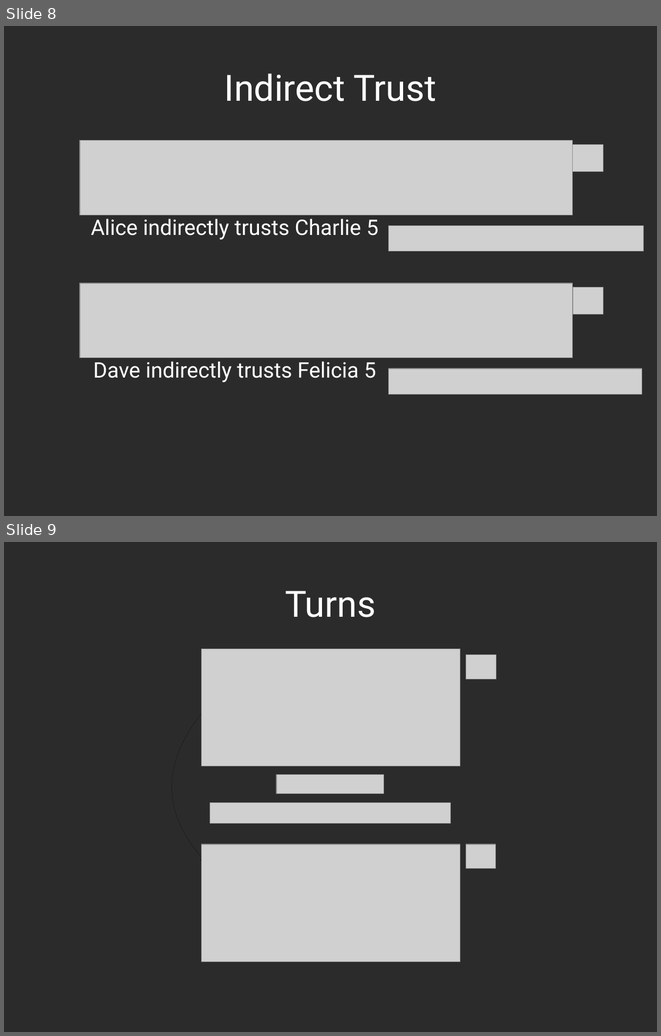
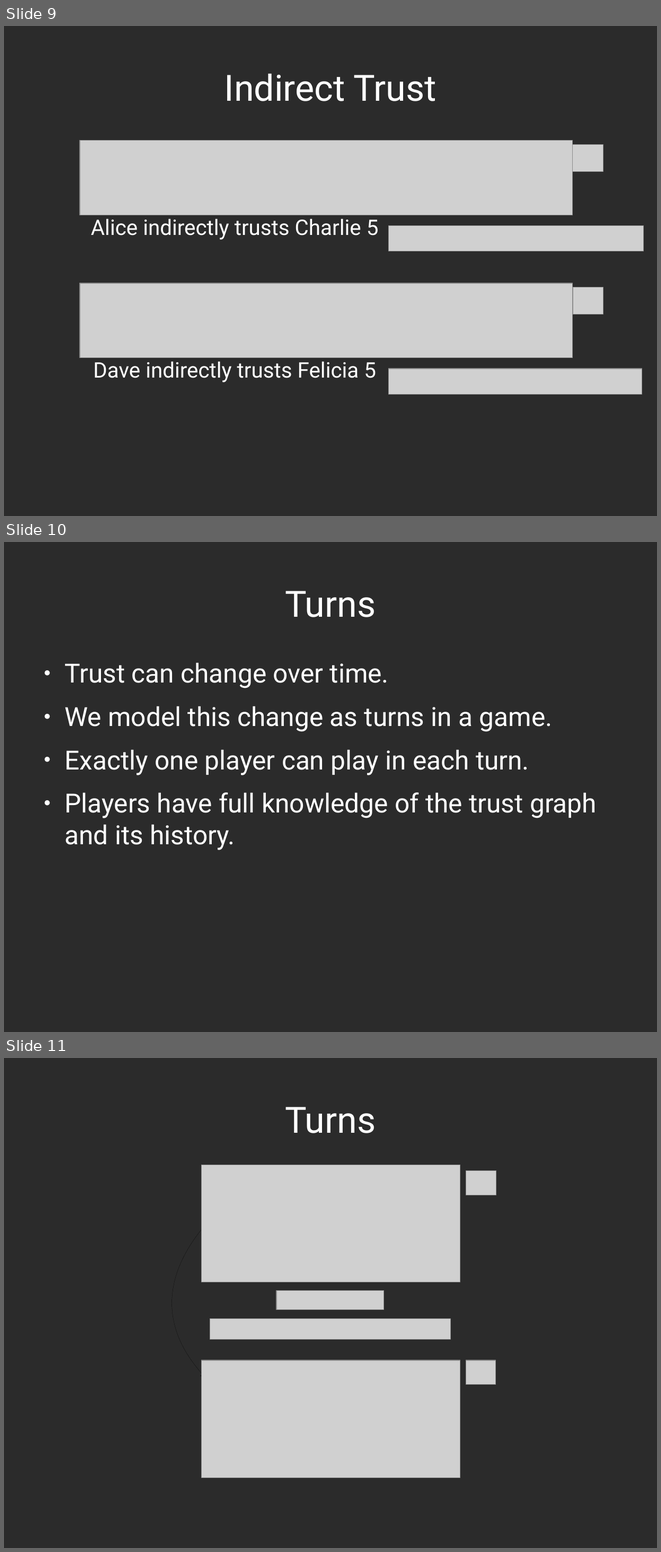
Before and after one commit to decrypto-org/TrustIsRisk, a slide deck: presentations/AtheCrypt10-1-2017/AtheCrypt10-1-2017.odp. Shown one above the other, each under a label of ours: slides 8 and 9 before the commit, slides 9, 10 and 11 after it. The pictures are 661x1036 and 661x1552 pixels, drawn with LibreOffice and Linux fonts; fonts in the diff are those of the drawing; grey boxes stand for pictures; background and template pictures are left out; a plain dark background stands for a picture behind light text. Boxes give left, top, right and bottom in pixels: in the first picture for what was removed or moved away, otherwise in the second. Text is boxed around its words. In the diff, an @@ line names an element or a change of style, - is before the commit and + after.

```diff
--- a/presentations/AtheCrypt10-1-2017/AtheCrypt10-1-2017.odp
+++ b/presentations/AtheCrypt10-1-2017/AtheCrypt10-1-2017.odp
@@ slide 10 added at bbox=[4, 542, 657, 1032], background picture (left out) @@
@@ title added at bbox=[285, 591, 376, 617], 44 pt, text #FFFFFF @@
+Turns
@@ text added at bbox=[64, 662, 597, 850], 32 pt, text #FFFFFF @@
+● Trust can change over time.
+● We model this change as turns in a game.
+● Exactly one player can play in each turn.
+● Players have full knowledge of the trust graph and its history.
@@ what was slide 8 is now slide 9 @@
@@ what was slide 9 is now slide 11 @@
```
Also in this commit, not shown: 9 slides changed, 1 other slide added, 3 other files.
